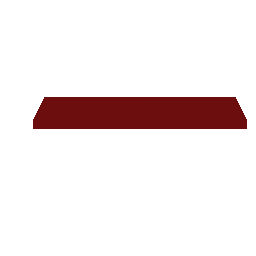
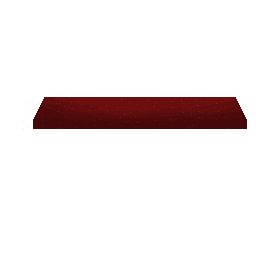
Layered file, before and after one edit (256 x 256). Changes by layer:
removed group "Theater" (7 layers) over [33, 97, 247, 129]
added layer "Layer 2" above "Layer 1" over [33, 97, 247, 129]
added layer "Layer 1" above "Floor" over [23, 99, 233, 131]
moved "Floor" out of group "Theater" over [33, 97, 247, 129]
